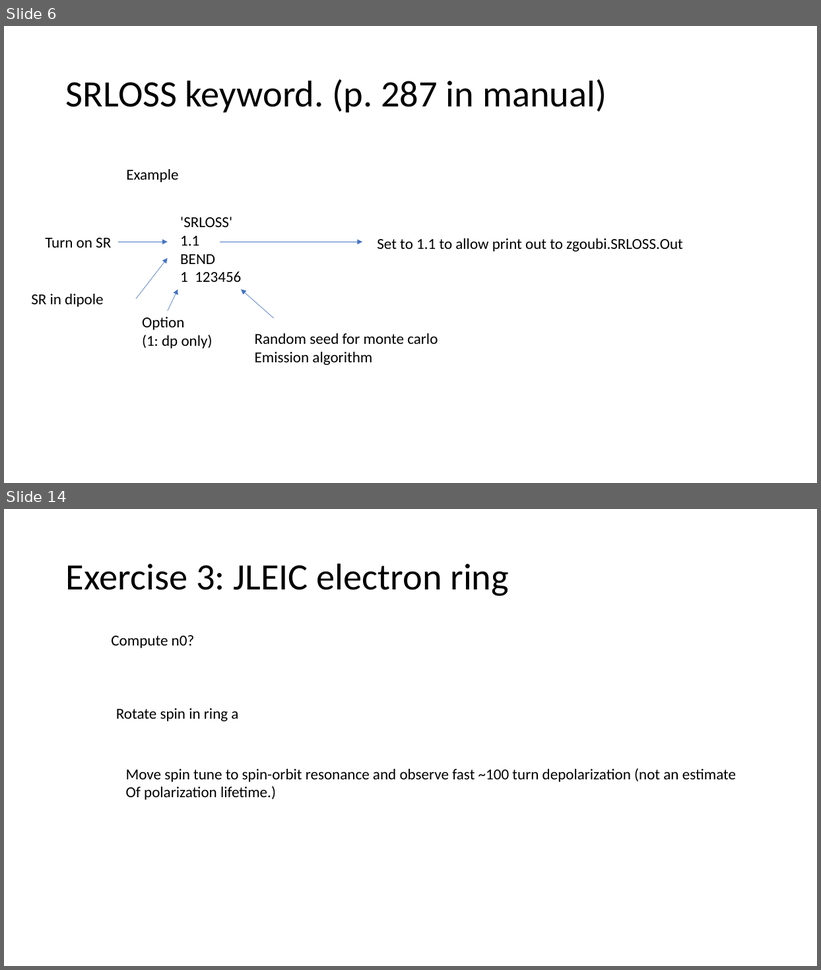
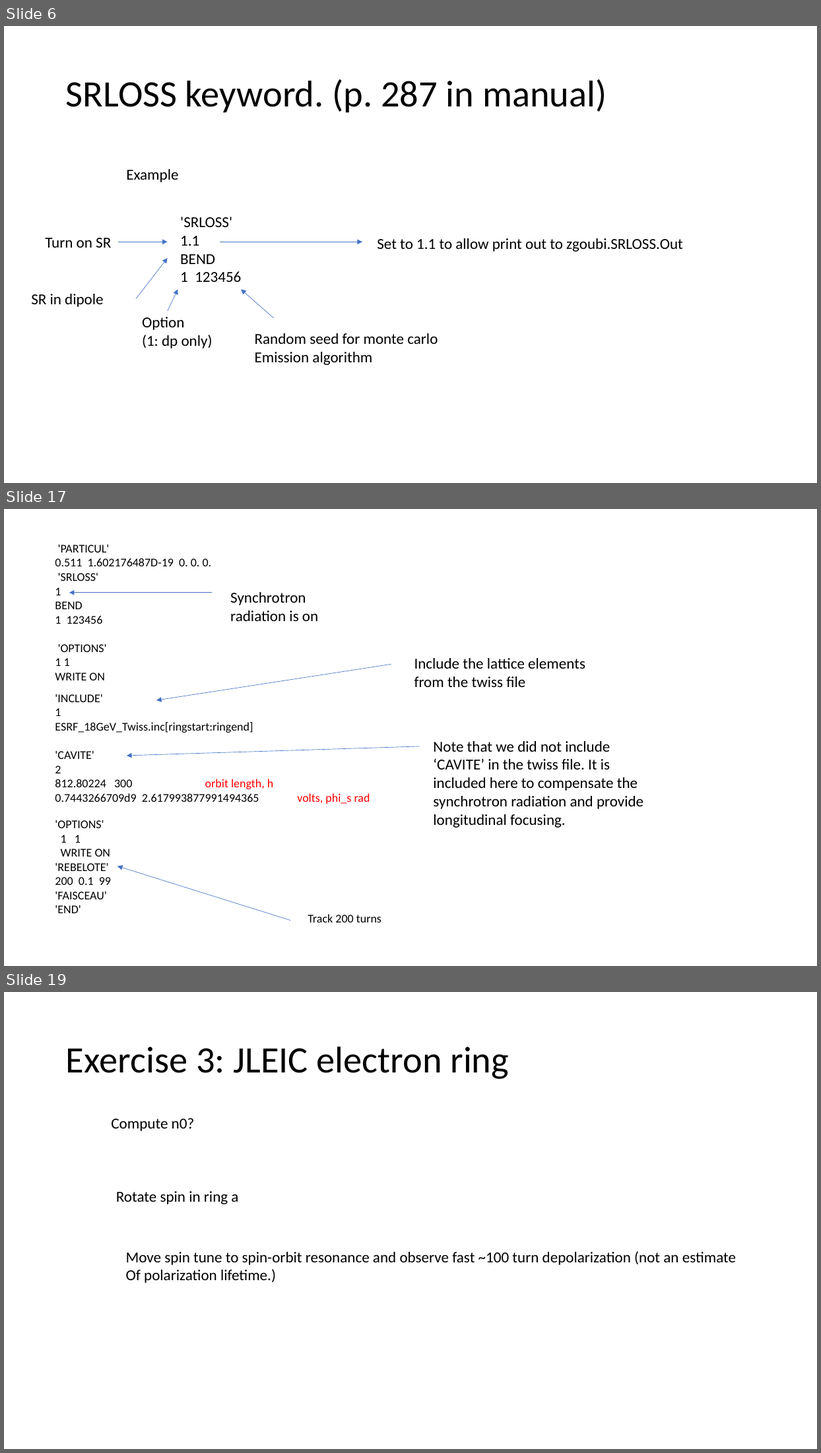
Before and after one commit to radiasoft/Zgoubi-Workshop, a slide deck: Tutorials/Tuesday/TutTu1/Tuesday Tutorial Slides.pptx. Shown one above the other, each under a label of ours: slides 6 and 14 before the commit, slides 6, 17 and 19 after it; the slides between them are not shown. The pictures are 821x970 and 821x1453 pixels, drawn with LibreOffice and Linux fonts; fonts in the diff are those of the drawing. Boxes give left, top, right and bottom in pixels: in the first picture for what was removed or moved away, otherwise in the second. Text is boxed around its words. In the diff, an @@ line names an element or a change of style, - is before the commit and + after.

```diff
--- a/Tutorials/Tuesday/TutTu1/Tuesday Tutorial Slides.pptx
+++ b/Tutorials/Tuesday/TutTu1/Tuesday Tutorial Slides.pptx
@@ slide 17 added at [4, 509, 817, 966], background #FFFFFF @@
@@ text added at [55, 545, 212, 681], 14 pt, text #000000 @@
+'PARTICUL'
+0.511 1.602176487D-19 0. 0. 0.
+'SRLOSS'
+1
+BEND
+1 123456
+'OPTIONS'
+1 1
+WRITE ON
@@ arrow added from (212, 593) to (69, 593), #4472C4 0.5 pt @@
@@ text added at [230, 592, 318, 621], 18 pt, text #000000 @@
+Synchrotron radiation is on
@@ arrow added from (391, 665) to (156, 700), #4472C4 0.5 pt @@
@@ text added at [415, 658, 585, 687], 18 pt, text #000000 @@
+Include the lattice elements from the twiss file
@@ text added at [55, 694, 370, 804], 14 pt, text #000000 @@
+'INCLUDE'
+1
+ESRF_18GeV_Twiss.inc[ringstart:ringend]
+'CAVITE'
+2
+812.80224 300 orbit length, h
+0.7443266709d9 2.617993877991494365 volts, phi_s rad
@@ text added at [433, 741, 644, 828], 18 pt, text #000000 @@
+Note that we did not include ‘CAVITE’ in the twiss file. It is included here to compensate the synchrotron radiation and provide longitudinal focusing.
@@ arrow added from (419, 747) to (127, 756), #4472C4 0.5 pt @@
@@ text added at [55, 821, 111, 914], 14 pt, text #000000 @@
+'OPTIONS'
+1 1
+WRITE ON
+'REBELOTE'
+200 0.1 99
+'FAISCEAU'
+'END'
@@ arrow added from (290, 921) to (118, 867), #4472C4 0.5 pt @@
@@ text added at [308, 914, 382, 923], 14 pt, text #000000 @@
+Track 200 turns
@@ what was slide 14 is now slide 19 @@
```
Also in this commit, not shown: 4 slides changed, 9 other slides added, 5 slides removed.
